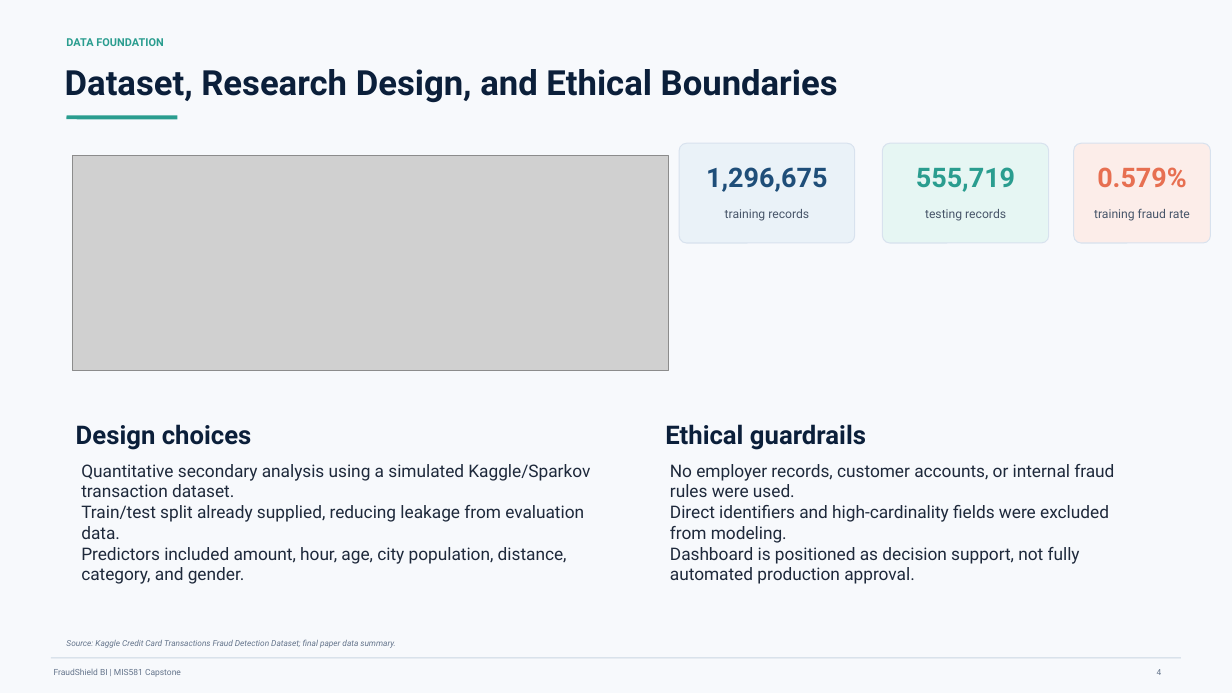
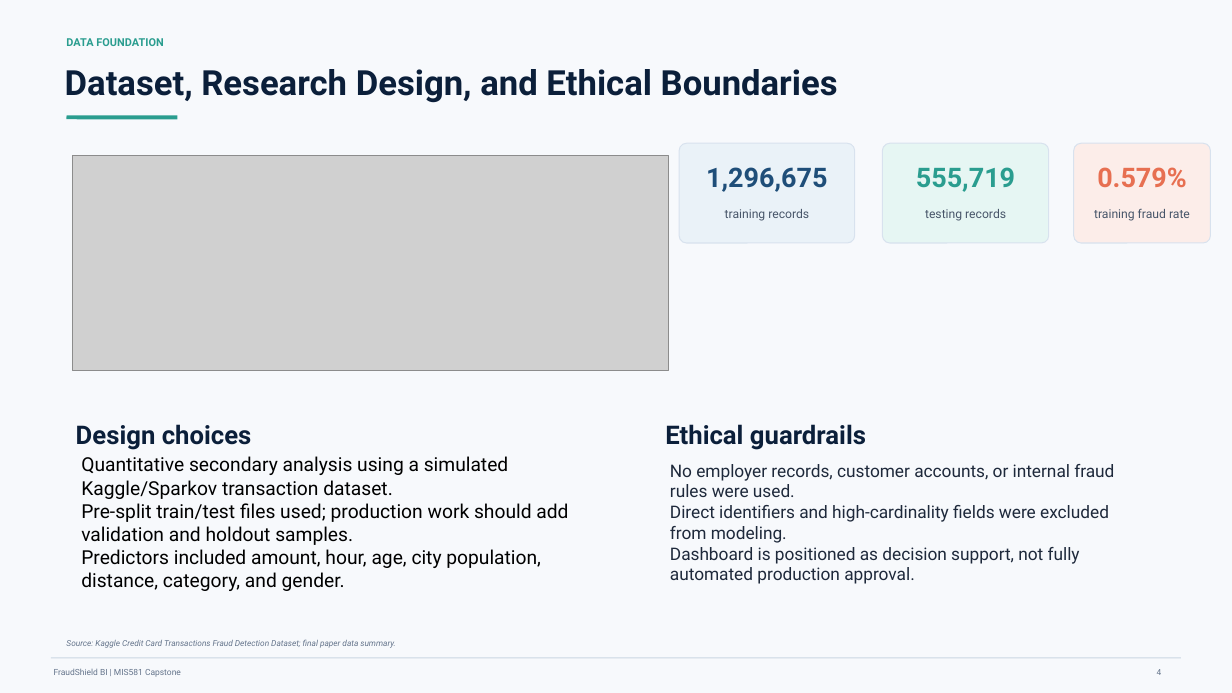
Before and after one commit to kaymerc/fraudshield-bi-false-positive-tax, a slide deck: slide 4 of presentation/FraudShield_BI_Module_8_Presentation.pptx. Drawn at 1232x693 pixels with LibreOffice and Linux fonts; fonts in the diff are those of the drawing; grey boxes stand for pictures. Boxes give left, top, right and bottom in pixels: in the first picture for what was removed or moved away, otherwise in the second. Text is boxed around its words. In the diff, an @@ line names an element or a change of style, - is before the commit and + after.

```diff
--- a/presentation/FraudShield_BI_Module_8_Presentation.pptx
+++ b/presentation/FraudShield_BI_Module_8_Presentation.pptx
@@ text at [81, 456, 541, 591]: size 13.5 to 15 pt, text colour #1E293B to #000000 in "Quantitative secondary analysis using a simulated Kaggle/Spa ...", "Predictors included amount, hour, age, city population, ..." @@
@@ text at [81, 503, 568, 545]: text changed; size 13.5 to 15 pt; text colour #1E293B to #000000 @@
-Train/test split already supplied, reducing leakage from evaluation data.
+Pre-split train/test files used; production work should add validation and holdout samples.
```
Also in this commit, not shown: 2 other slides changed, 2 other files.
